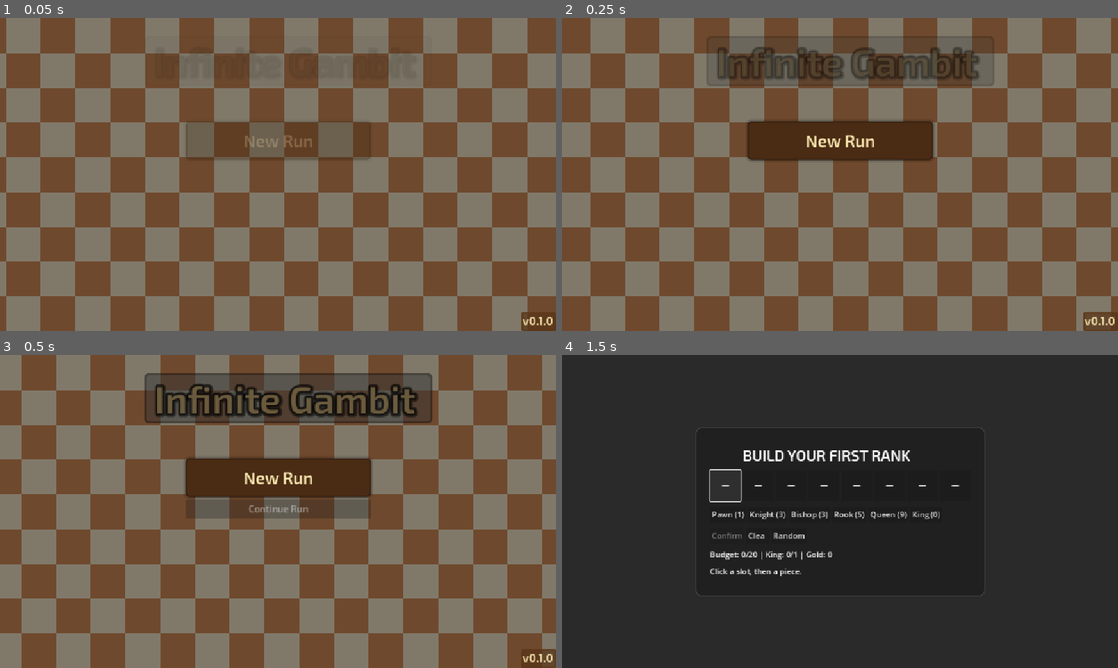
Above: before the commit, frames 1-4 (two rows, left to right).
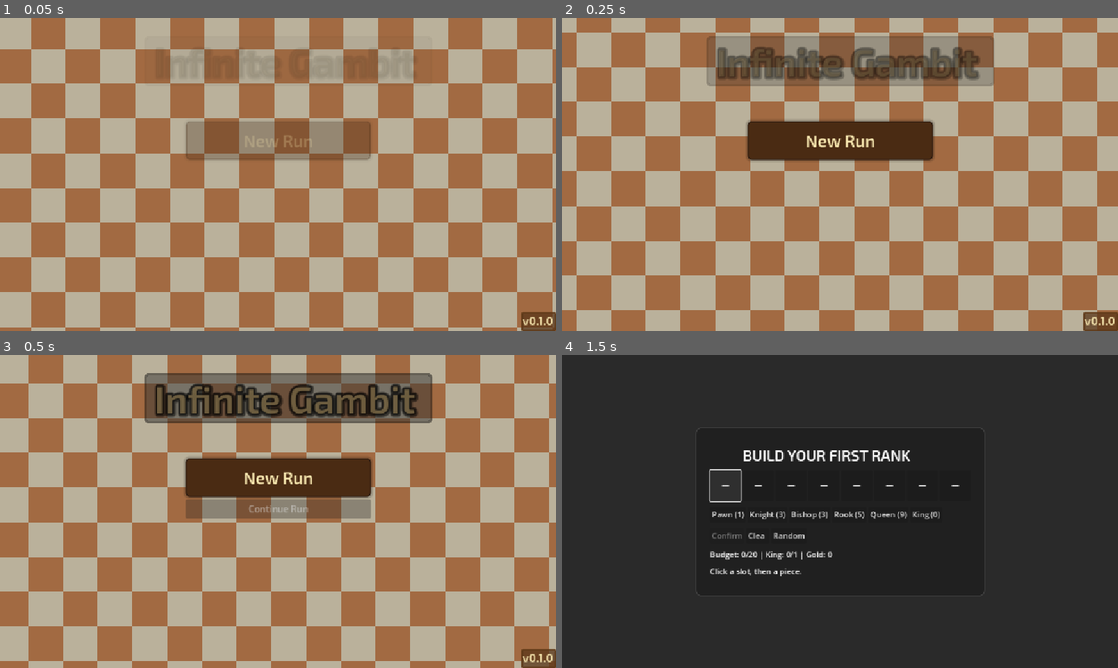
Above: after the commit, the same moments.

Repository: twippimehu/Infinite-Gambit
Game: Godot game, scene res://scenes/menu.tscn
Two runs of this game, one before a commit and one after it. Both use one fixed random seed, a clock stepped at 60 frames per second and the inputs below.
Inputs:
- Up to frame 1 (0.05 s): no input
- Up to frame 2 (0.25 s): no input
- Up to frame 3 (0.5 s): no input
- Up to frame 4 (1.5 s): click "New Run" at 0.5 s; click "—" at 1.25 s

The runs differ from the first frame. In frame 1, 100% of the frame differs, in the area x 0-100%, y 0-100%; in frame 2, 93%; in frame 3, 91%; in frame 4, nothing differs.

Commit message:
Added main menu music, click and hover sfx

Diff:
--- a/engine/menu.gd
+++ b/engine/menu.gd
@@ -1,16 +1,35 @@
 extends Control
 
-@onready var btn_new_run: Button = $VBoxContainer/NewRun
-@onready var btn_continue: Button = $VBoxContainer/BtnContinue
-@onready var btn_options: Button = $VBoxContainer/BtnOptions
-@onready var btn_quit: Button = $VBoxContainer/BtnQuit
-@onready var title_label: Label = $TitleLabel
+@onready var btn_new_run: Button       = $VBoxContainer/NewRun
+@onready var btn_continue: Button      = $VBoxContainer/BtnContinue
+@onready var btn_options: Button       = $VBoxContainer/BtnOptions
+@onready var btn_quit: Button          = $VBoxContainer/BtnQuit
+@onready var title_label: Label        = $TitleLabel
+
+# --- NEW SOUND PLAYERS ---
+@onready var sfx_hover: AudioStreamPlayer   = $SfxHover
+@onready var sfx_click: AudioStreamPlayer   = $SfxClick
+@onready var sfx_newrun: AudioStreamPlayer  = $SfxNewRun   # optional
+# --------------------------
 
 func _ready() -> void:
+	# Connect button presses (already existed)
 	btn_new_run.pressed.connect(_on_new_run)
 	btn_continue.pressed.connect(_on_continue)
 	btn_options.pressed.connect(_on_options)
 	btn_quit.pressed.connect(_on_quit)
+
+	# NEW: Connect HOVER events for sound
+	var buttons = [
+		btn_new_run,
+		btn_continue,
+		btn_options,
+		btn_quit
+	]
+
+	for b in buttons:
+		b.mouse_entered.connect(_on_button_hover)
+		b.pressed.connect(_on_button_pressed)
 
 	# Disable continue if no run active
 	btn_continue.disabled = not Game.run_active
@@ -20,12 +39,32 @@
 	title_label.modulate = Color(1, 1, 1, 0)
 	tween.tween_property(title_label, "modulate:a", 3.0, 3.0)
 
+
+# --- NEW: SOUND HANDLERS ------------------------------------------------------
+
+func _on_button_hover() -> void:
+	if sfx_hover:
+		sfx_hover.play()
+
+func _on_button_pressed() -> void:
+	if sfx_click:
+		sfx_click.play()
+
+# ------------------------------------------------------------------------------
+
+
 func _on_new_run() -> void:
+	# Optional bigger thunk
+	if sfx_newrun:
+		sfx_newrun.play()
+
 	Game.start_new_run()
+
 
 func _on_continue() -> void:
 	if Game.run_active:
 		Game.proceed_to_battle()
+
 
 func _on_options() -> void:
 	var dlg := AcceptDialog.new()
@@ -33,5 +72,6 @@
 	add_child(dlg)
 	dlg.popup_centered()
 
+
 func _on_quit() -> void:
 	get_tree().quit()
--- a/scenes/menu.tscn
+++ b/scenes/menu.tscn
@@ -6,11 +6,175 @@
 [ext_resource type="FontFile" uid="uid://cckircs02opgx" path="res://assets/fonts/Exo2-SemiBold.ttf" id="2_vjb58"]
 [ext_resource type="Script" uid="uid://cvyfpb70mtfkn" path="res://scenes/background.gd" id="3_4ytvr"]
 [ext_resource type="Script" uid="uid://b4wqtfw6sx77a" path="res://scenes/v_box_container.gd" id="6_g3eks"]
+[ext_resource type="AudioStream" uid="uid://chia7s87bvgrv" path="res://assets/sfx/ui_hover.wav" id="7_13sgg"]
+[ext_resource type="AudioStream" uid="uid://bs7x2dhoj2lu1" path="res://assets/sfx/ui_click.wav" id="8_i6lef"]
+[ext_resource type="AudioStream" uid="uid://c3gbohk4sacke" path="res://assets/sfx/The Knight's Gambit.mp3" id="9_i6lef"]
 
 [sub_resource type="ShaderMaterial" id="ShaderMaterial_g3eks"]
 shader = ExtResource("2_4ytvr")
-shader_parameter/scroll = Vector2(-0.4, 0)
-shader_parameter/darken = 0.5
+shader_parameter/scroll = Vector2(0.3, 0.3)
+shader_parameter/darken = 0.27
+
+[sub_resource type="Animation" id="Animation_v86rl"]
+length = 0.001
+tracks/0/type = "value"
+tracks/0/imported = false
+tracks/0/enabled = true
+tracks/0/path = NodePath("../VBoxContainer/NewRun:modulate")
+tracks/0/interp = 1
+tracks/0/loop_wrap = true
+tracks/0/keys = {
+"times": PackedFloat32Array(0),
+"transitions": PackedFloat32Array(1),
+"update": 0,
+"values": [Color(1, 1, 1, 0)]
+}
+tracks/1/type = "value"
+tracks/1/imported = false
+tracks/1/enabled = true
+tracks/1/path = NodePath("../VBoxContainer/BtnContinue:modulate")
+tracks/1/interp = 1
+tracks/1/loop_wrap = true
+tracks/1/keys = {
+"times": PackedFloat32Array(0),
+"transitions": PackedFloat32Array(1),
+"update": 0,
+"values": [Color(1, 1, 1, 0)]
+}
+tracks/2/type = "value"
+tracks/2/imported = false
+tracks/2/enabled = true
+tracks/2/path = NodePath("../VBoxContainer/BtnOptions:modulate")
+tracks/2/interp = 1
+tracks/2/loop_wrap = true
+tracks/2/keys = {
+"times": PackedFloat32Array(0),
+"transitions": PackedFloat32Array(1),
+"update": 0,
+"values": [Color(1, 1, 1, 0)]
+}
+tracks/3/type = "value"
+tracks/3/imported = false
+tracks/3/enabled = true
+tracks/3/path = NodePath("../VBoxContainer/BtnQuit:modulate")
+tracks/3/interp = 1
+tracks/3/loop_wrap = true
+tracks/3/keys = {
+"times": PackedFloat32Array(0),
+"transitions": PackedFloat32Array(1),
+"update": 0,
+"values": [Color(1, 1, 1, 0)]
+}
+tracks/4/type = "value"
+tracks/4/imported = false
+tracks/4/enabled = true
+tracks/4/path = NodePath("../ColorRect:modulate")
+tracks/4/interp = 1
+tracks/4/loop_wrap = true
+tracks/4/keys = {
+"times": PackedFloat32Array(0),
+"transitions": PackedFloat32Array(1),
+"update": 0,
+"values": [Color(1, 1, 1, 0)]
+}
+tracks/5/type = "value"
+tracks/5/imported = false
+tracks/5/enabled = true
+tracks/5/path = NodePath("../TitleLabel:scale")
+tracks/5/interp = 1
+tracks/5/loop_wrap = true
+tracks/5/keys = {
+"times": PackedFloat32Array(0),
+"transitions": PackedFloat32Array(1),
+"update": 0,
+"values": [Vector2(1.05, 1.05)]
+}
+
+[sub_resource type="Animation" id="Animation_4ytvr"]
+resource_name = "fade_in_buttons"
+length = 1.2
+tracks/0/type = "value"
+tracks/0/imported = false
+tracks/0/enabled = true
+tracks/0/path = NodePath("../VBoxContainer/NewRun:modulate")
+tracks/0/interp = 1
+tracks/0/loop_wrap = true
+tracks/0/keys = {
+"times": PackedFloat32Array(0, 0.2),
+"transitions": PackedFloat32Array(1, 1),
+"update": 0,
+"values": [Color(1, 1, 1, 0), Color(1, 1, 1, 1)]
+}
+tracks/1/type = "value"
+tracks/1/imported = false
+tracks/1/enabled = true
+tracks/1/path = NodePath("../VBoxContainer/BtnContinue:modulate")
+tracks/1/interp = 1
+tracks/1/loop_wrap = true
+tracks/1/keys = {
+"times": PackedFloat32Array(0.3, 0.5),
+"transitions": PackedFloat32Array(1, 1),
+"update": 0,
+"values": [Color(1, 1, 1, 0), Color(1, 1, 1, 1)]
+}
+tracks/2/type = "value"
+tracks/2/imported = false
+tracks/2/enabled = true
+tracks/2/path = NodePath("../VBoxContainer/BtnOptions:modulate")
+tracks/2/interp = 1
+tracks/2/loop_wrap = true
+tracks/2/keys = {
+"times": PackedFloat32Array(0.6, 0.8),
+"transitions": PackedFloat32Array(1, 1),
+"update": 0,
+"values": [Color(1, 1, 1, 0), Color(1, 1, 1, 1)]
+}
+tracks/3/type = "value"
+tracks/3/imported = false
+tracks/3/enabled = true
+tracks/3/path = NodePath("../VBoxContainer/BtnQuit:modulate")
+tracks/3/interp = 1
+tracks/3/loop_wrap = true
+tracks/3/keys = {
+"times": PackedFloat32Array(0.9, 1.1),
+"transitions": PackedFloat32Array(1, 1),
+"update": 0,
+"values": [Color(1, 1, 1, 0), Color(1, 1, 1, 1)]
+}
+tracks/4/type = "value"
+tracks/4/imported = false
+tracks/4/enabled = true
+tracks/4/path = NodePath("../ColorRect:modulate")
+tracks/4/interp = 1
+tracks/4/loop_wrap = true
+tracks/4/keys = {
+"times": PackedFloat32Array(0.81, 1.2),
+"transitions": PackedFloat32Array(1, 1),
+"update": 0,
+"values": [Color(1, 1, 1, 0), Color(1, 1, 1, 1)]
+}
+tracks/5/type = "value"
+tracks/5/imported = false
+tracks/5/enabled = true
+tracks/5/path = NodePath("../TitleLabel:scale")
+tracks/5/interp = 1
+tracks/5/loop_wrap = true
+tracks/5/keys = {
+"times": PackedFloat32Array(0.8, 1.2),
+"transitions": PackedFloat32Array(1, 1),
+"update": 0,
+"values": [Vector2(1.05, 1.05), Vector2(1, 1)]
+}
+
+[sub_resource type="Animation" id="Animation_g3eks"]
+resource_name = "scroll"
+
+[sub_resource type="AnimationLibrary" id="AnimationLibrary_v86rl"]
+_data = {
+&"RESET": SubResource("Animation_v86rl"),
+&"fade_in_buttons": SubResource("Animation_4ytvr"),
+&"scroll": SubResource("Animation_g3eks")
+}
 
 [sub_resource type="StyleBoxFlat" id="StyleBoxFlat_4ytvr"]
 bg_color = Color(0.2, 0.2, 0.2, 1)
@@ -83,167 +247,6 @@
 corner_radius_bottom_right = 3
 corner_radius_bottom_left = 3
 
-[sub_resource type="Animation" id="Animation_4ytvr"]
-resource_name = "fade_in_buttons"
-length = 1.2
-tracks/0/type = "value"
-tracks/0/imported = false
-tracks/0/enabled = true
-tracks/0/path = NodePath("../VBoxContainer/NewRun:modulate")
-tracks/0/interp = 1
-tracks/0/loop_wrap = true
-tracks/0/keys = {
-"times": PackedFloat32Array(0, 0.2),
-"transitions": PackedFloat32Array(1, 1),
-"update": 0,
-"values": [Color(1, 1, 1, 0), Color(1, 1, 1, 1)]
-}
-tracks/1/type = "value"
-tracks/1/imported = false
-tracks/1/enabled = true
-tracks/1/path = NodePath("../VBoxContainer/BtnContinue:modulate")
-tracks/1/interp = 1
-tracks/1/loop_wrap = true
-tracks/1/keys = {
-"times": PackedFloat32Array(0.3, 0.5),
-"transitions": PackedFloat32Array(1, 1),
-"update": 0,
-"values": [Color(1, 1, 1, 0), Color(1, 1, 1, 1)]
-}
-tracks/2/type = "value"
-tracks/2/imported = false
-tracks/2/enabled = true
-tracks/2/path = NodePath("../VBoxContainer/BtnOptions:modulate")
-tracks/2/interp = 1
-tracks/2/loop_wrap = true
-tracks/2/keys = {
-"times": PackedFloat32Array(0.6, 0.8),
-"transitions": PackedFloat32Array(1, 1),
-"update": 0,
-"values": [Color(1, 1, 1, 0), Color(1, 1, 1, 1)]
-}
-tracks/3/type = "value"
-tracks/3/imported = false
-tracks/3/enabled = true
-tracks/3/path = NodePath("../VBoxContainer/BtnQuit:modulate")
-tracks/3/interp = 1
-tracks/3/loop_wrap = true
-tracks/3/keys = {
-"times": PackedFloat32Array(0.9, 1.1),
-"transitions": PackedFloat32Array(1, 1),
-"update": 0,
-"values": [Color(1, 1, 1, 0), Color(1, 1, 1, 1)]
-}
-tracks/4/type = "value"
-tracks/4/imported = false
-tracks/4/enabled = true
-tracks/4/path = NodePath("../ColorRect:modulate")
-tracks/4/interp = 1
-tracks/4/loop_wrap = true
-tracks/4/keys = {
-"times": PackedFloat32Array(0.81, 1.2),
-"transitions": PackedFloat32Array(1, 1),
-"update": 0,
-"values": [Color(1, 1, 1, 0), Color(1, 1, 1, 1)]
-}
-tracks/5/type = "value"
-tracks/5/imported = false
-tracks/5/enabled = true
-tracks/5/path = NodePath("../TitleLabel:scale")
-tracks/5/interp = 1
-tracks/5/loop_wrap = true
-tracks/5/keys = {
-"times": PackedFloat32Array(0.8, 1.2),
-"transitions": PackedFloat32Array(1, 1),
-"update": 0,
-"values": [Vector2(1.05, 1.05), Vector2(1, 1)]
-}
-
-[sub_resource type="Animation" id="Animation_g3eks"]
-resource_name = "scroll"
-
-[sub_resource type="Animation" id="Animation_v86rl"]
-length = 0.001
-tracks/0/type = "value"
-tracks/0/imported = false
-tracks/0/enabled = true
-tracks/0/path = NodePath("../VBoxContainer/NewRun:modulate")
-tracks/0/interp = 1
-tracks/0/loop_wrap = true
-tracks/0/keys = {
-"times": PackedFloat32Array(0),
-"transitions": PackedFloat32Array(1),
-"update": 0,
-"values": [Color(1, 1, 1, 0)]
-}
-tracks/1/type = "value"
-tracks/1/imported = false
-tracks/1/enabled = true
-tracks/1/path = NodePath("../VBoxContainer/BtnContinue:modulate")
-tracks/1/interp = 1
-tracks/1/loop_wrap = true
-tracks/1/keys = {
-"times": PackedFloat32Array(0),
-"transitions": PackedFloat32Array(1),
-"update": 0,
-"values": [Color(1, 1, 1, 0)]
-}
-tracks/2/type = "value"
-tracks/2/imported = false
-tracks/2/enabled = true
-tracks/2/path = NodePath("../VBoxContainer/BtnOptions:modulate")
-tracks/2/interp = 1
-tracks/2/loop_wrap = true
-tracks/2/keys = {
-"times": PackedFloat32Array(0),
-"transitions": PackedFloat32Array(1),
-"update": 0,
-"values": [Color(1, 1, 1, 0)]
-}
-tracks/3/type = "value"
-tracks/3/imported = false
-tracks/3/enabled = true
-tracks/3/path = NodePath("../VBoxContainer/BtnQuit:modulate")
-tracks/3/interp = 1
-tracks/3/loop_wrap = true
-tracks/3/keys = {
-"times": PackedFloat32Array(0),
-"transitions": PackedFloat32Array(1),
-"update": 0,
-"values": [Color(1, 1, 1, 0)]
-}
-tracks/4/type = "value"
-tracks/4/imported = false
-tracks/4/enabled = true
-tracks/4/path = NodePath("../ColorRect:modulate")
-tracks/4/interp = 1
-tracks/4/loop_wrap = true
-tracks/4/keys = {
-"times": PackedFloat32Array(0),
-"transitions": PackedFloat32Array(1),
-"update": 0,
-"values": [Color(1, 1, 1, 0)]
-}
-tracks/5/type = "value"
-tracks/5/imported = false
-tracks/5/enabled = true
-tracks/5/path = NodePath("../TitleLabel:scale")
-tracks/5/interp = 1
-tracks/5/loop_wrap = true
-tracks/5/keys = {
-"times": PackedFloat32Array(0),
-"transitions": PackedFloat32Array(1),
-"update": 0,
-"values": [Vector2(1.05, 1.05)]
-}
-
-[sub_resource type="AnimationLibrary" id="AnimationLibrary_v86rl"]
-_data = {
-&"RESET": SubResource("Animation_v86rl"),
-&"fade_in_buttons": SubResource("Animation_4ytvr"),
-&"scroll": SubResource("Animation_g3eks")
-}
-
 [node name="Menu" type="Control"]
 layout_mode = 3
 anchors_preset = 15
@@ -266,6 +269,13 @@
 texture = ExtResource("2_mhnvy")
 stretch_mode = 1
 script = ExtResource("3_4ytvr")
+
+[node name="AnimationPlayer" type="AnimationPlayer" parent="."]
+root_node = NodePath("../Background")
+libraries = {
+&"": SubResource("AnimationLibrary_v86rl")
+}
+autoplay = "fade_in_buttons"
 
 [node name="TitleLabel" type="Label" parent="."]
 layout_mode = 1
@@ -399,9 +409,16 @@
 theme_override_styles/normal = SubResource("StyleBoxFlat_g3eks")
 text = "v0.1.0"
 
-[node name="AnimationPlayer" type="AnimationPlayer" parent="."]
-root_node = NodePath("../Background")
-libraries = {
-&"": SubResource("AnimationLibrary_v86rl")
-}
-autoplay = "fade_in_buttons"
+[node name="SfxHover" type="AudioStreamPlayer" parent="."]
+stream = ExtResource("7_13sgg")
+volume_db = -30.322
+pitch_scale = 0.75
+
+[node name="SfxClick" type="AudioStreamPlayer" parent="."]
+stream = ExtResource("8_i6lef")
+volume_db = -6.0
+
+[node name="MusicPlayer" type="AudioStreamPlayer" parent="."]
+stream = ExtResource("9_i6lef")
+volume_db = -12.0
+autoplay = true
Not shown: 1 places in scenes/menu.tscn that only renumber resources
Not shown, added: assets/sfx/The Knight's Gambit.mp3
Not shown, added: assets/sfx/ui_click.wav
Not shown, added: assets/sfx/ui_hover.wav
